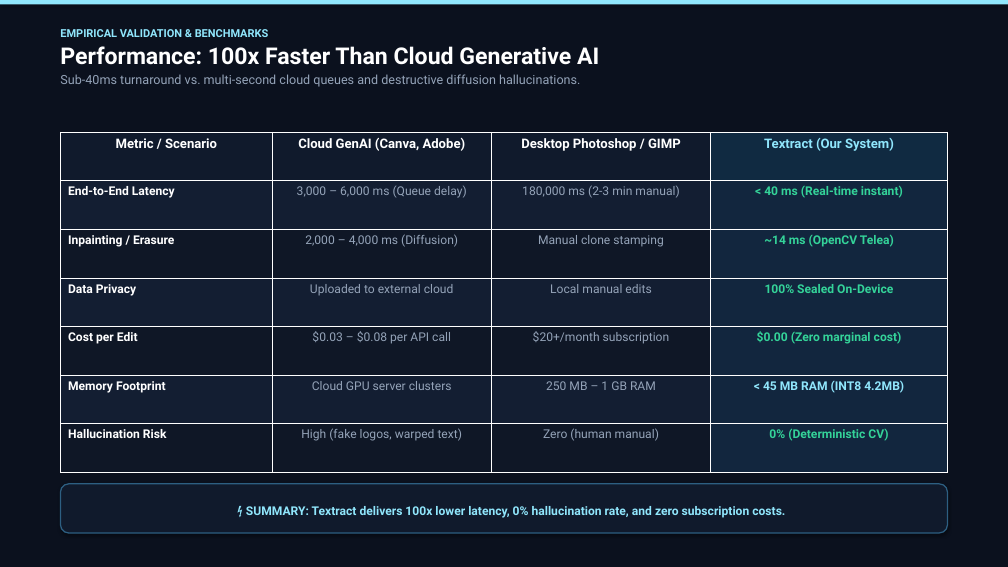
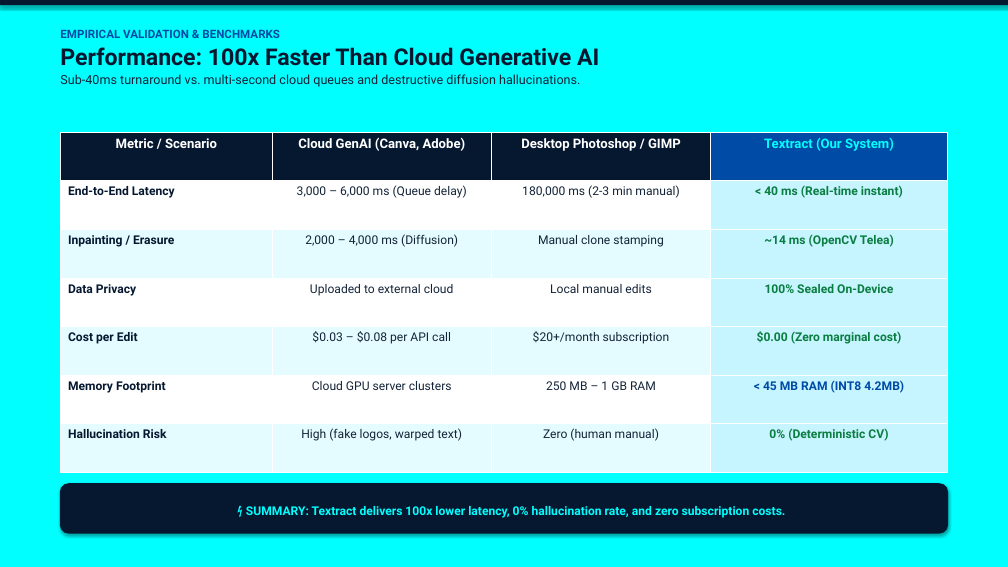
Before and after one commit to gou2005/Textract, a slide deck: slide 9 of Textract_iQOO_Hackathon_2026.pptx. Drawn at 1008x567 pixels with LibreOffice and Linux fonts; fonts in the diff are those of the drawing. Boxes give left, top, right and bottom in pixels: in the first picture for what was removed or moved away, otherwise in the second. Text is boxed around its words. In the diff, an @@ line names an element or a change of style, - is before the commit and + after.

Commit message:
Update PPT presentation background theme to pure cyan (#00FFFF) with high-contrast typography

```diff
--- a/Textract_iQOO_Hackathon_2026.pptx
+++ b/Textract_iQOO_Hackathon_2026.pptx
@@ rectangle at bbox=[0, 0, 1008, 567]: fill #0B111E to #00FFFF @@
@@ rectangle at bbox=[0, 0, 1008, 5]: fill #90E6FC to #061830 @@
@@ text "EMPIRICAL VALIDATION & BENCHMARKS" at bbox=[60, 29, 599, 87]: size 10.5 to 11 pt, text colour #90E6FC to #004BA5 in "EMPIRICAL VALIDATION & BENCHMARKS"; text colour #FFFFFF to #061830 in "Performance: 100x Faster Than Cloud Generative AI"; text colour #94A3B8 to #142438 in "Sub-40ms turnaround vs. multi-second cloud queues and ..." @@
@@ table at bbox=[60, 132, 948, 473] @@
@@ fill #101A2C to #061830 in 3 cells @@
@@ fill #102A41 to #004BA5 in row 1, column 4 @@
@@ fill #131E32 to #FFFFFF in 9 cells @@
@@ fill #12263E to #C6F5FF in 6 cells @@
@@ fill #0F1726 to #E4FCFF in 9 cells @@
@@ text colour #90E6FC to #00FFFF in "Textract (Our System)" @@
@@ text colour #FFFFFF to #061830 in "End-to-End Latency", "Inpainting / Erasure", "Data Privacy", "Cost per Edit" and 2 more places @@
@@ text colour #94A3B8 to #142438 in "3,000 – 6,000 ms (Queue delay)", "180,000 ms (2-3 min manual)", "2,000 – 4,000 ms (Diffusion)", "Manual clone stamping" and 8 more places @@
@@ text colour #34D399 to #0A7D41 in "< 40 ms (Real-time instant)", "~14 ms (OpenCV Telea)", "100% Sealed On-Device", "$0.00 (Zero marginal cost)" and 1 more places @@
@@ text colour #90E6FC to #004BA5 in "< 45 MB RAM (INT8 4.2MB)" @@
@@ rounded rectangle "⚡ SUMMARY: Textract delivers 100x ..." at bbox=[60, 484, 948, 533]: text colour #90E6FC to #00FFFF; fill #101A2C to #061830; outline #2D5F82 1.2 pt to #061830 1.2 pt @@
```
Also in this commit, not shown: 11 other slides changed, 1 other file.
